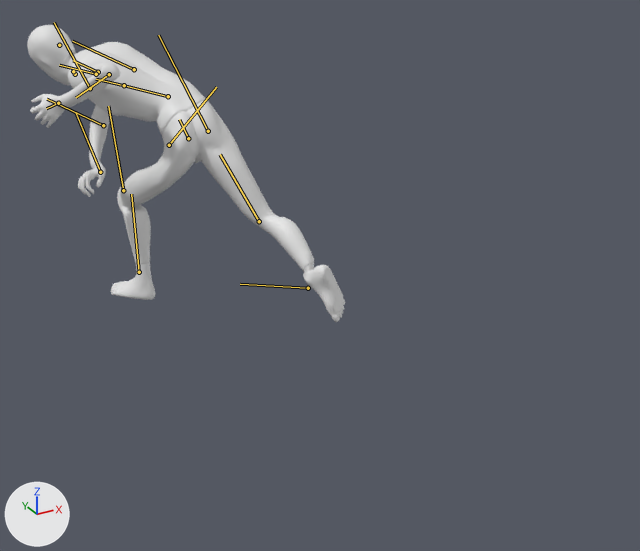
The glTF model armatures/Spear_Sample.glb as it was, and as the next commit left it.
One viewpoint serves both versions: a camera (50 mm lens) standing at (-1.33, -3.24, 1.82) and looking at (0.46, 0.01, 0.2). Arrows for +X, +Y and +Z are at lower left; the lights stay in place. The first picture is the older version. Both versions are drawn at frame 53 of the action 'ArmatureAction.004'; the numbers are the values there. The bones that change, and the others that lie on the model, are drawn over the model as lines.

In view in the first picture: 'sample__body_spear'.
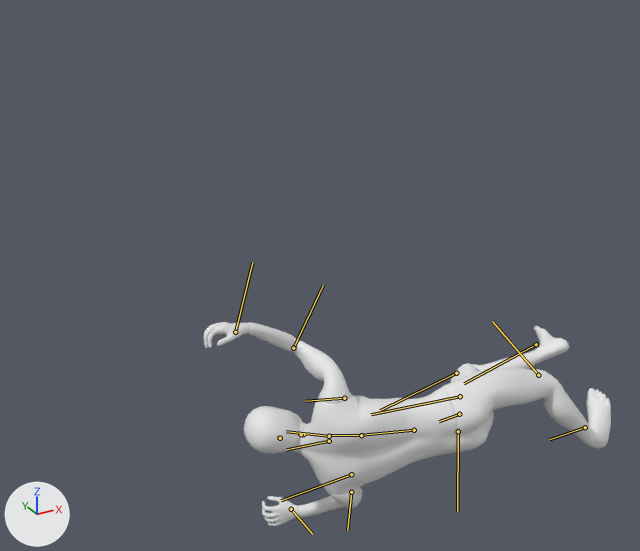
Location of each change, (x1, y1, x2, y2) in pixels of the pictures (640 x 551 px):
'sample__body_spear', posed (28% wider, 31% shorter)
    before: (27, 25, 345, 322)
    after: (204, 322, 611, 526)
bone 'bone_pelvis', root to tip
    before: (188, 138) to (179, 119)
    after: (459, 414) to (439, 421)
bone 'bone_RThigh', root to tip
    before: (208, 131) to (158, 35)
    after: (460, 396) to (371, 414)
bone 'bone_Rlowerleg', root to tip
    before: (259, 221) to (220, 154)
    after: (538, 375) to (492, 321)
bone 'bone_Rfoot', root to tip
    before: (308, 288) to (240, 284)
    after: (585, 427) to (549, 439)
bone 'bone_abs', root to tip
    before: (168, 96) to (124, 85)
    after: (414, 430) to (361, 435)
bone 'bone_torso', root to tip
    before: (124, 85) to (96, 79)
    after: (361, 435) to (328, 435)
bone 'bone_head', root to tip
    before: (75, 74) to (73, 72)
    after: (303, 434) to (301, 434)
bone 'bone_Rclavical', root to tip
    before: (98, 72) to (73, 60)
    after: (329, 436) to (286, 431)
bone 'bone_Rupperarm', root to tip
    before: (134, 69) to (72, 41)
    after: (344, 398) to (305, 401)
bone 'bone_Relbow', root to tip
    before: (103, 125) to (47, 99)
    after: (293, 348) to (323, 285)
bone 'bone_Rhand', root to tip
    before: (100, 172) to (75, 112)
    after: (235, 332) to (252, 262)
bone 'bone_Lclavical', root to tip
    before: (96, 74) to (59, 65)
    after: (329, 441) to (287, 449)
bone 'bone_Lupperarm', root to tip
    before: (90, 88) to (54, 22)
    after: (351, 474) to (281, 500)
bone 'bone_Lelbow', root to tip
    before: (109, 74) to (76, 97)
    after: (351, 492) to (347, 530)
bone 'bone_Lhand', root to tip
    before: (58, 103) to (46, 108)
    after: (291, 509) to (312, 534)
bone 'bone_LThigh', root to tip
    before: (169, 145) to (216, 87)
    after: (458, 431) to (457, 511)
bone 'bone_Llowerleg', root to tip
    before: (123, 190) to (108, 106)
    after: (456, 373) to (380, 410)
bone 'bone_Lfoot', root to tip
    before: (139, 272) to (131, 194)
    after: (536, 344) to (464, 383)

Diff of the bpy script that builds the scene:
```diff
--- a/armatures/Spear_Sample.glb.py
+++ b/armatures/Spear_Sample.glb.py
@@ bone_bone_pelvis @@
 bone_bone_pelvis = bpy.data.objects['Armature_Spear'].pose.bones['bone_pelvis']
-bone_bone_pelvis.location = (0.019, 0.798, -0.412)
-bone_bone_pelvis.rotation_quaternion = (0.943, -0.315, -0.027, 0.101)  # degrees (-37, 1, 12)
+bone_bone_pelvis.location = (0.672, -0.163, 0.793)
+bone_bone_pelvis.rotation_quaternion = (0.668, 0.013, -0.069, 0.741)  # degrees (-5, -6, 96)
@@ bone_bone_rthigh @@
 bone_bone_rthigh = bpy.data.objects['Armature_Spear'].pose.bones['bone_RThigh']  # child of 'bone_pelvis'
-bone_bone_rthigh.rotation_quaternion = (0.991, 0.111, -0.065, 0.039)  # degrees (13, -8, 4)
+bone_bone_rthigh.rotation_quaternion = (0.962, 0.042, -0.22, -0.158)  # degrees (10, -24, -21)
@@ bone_bone_rlowerleg @@
 bone_bone_rlowerleg = bpy.data.objects['Armature_Spear'].pose.bones['bone_Rlowerleg']  # child of 'bone_RThigh'
-bone_bone_rlowerleg.rotation_quaternion = (0.94, -0.228, 0.238, -0.082)  # degrees (-31, 24, -17)
+bone_bone_rlowerleg.rotation_quaternion = (0.931, -0.276, -0.079, -0.224)  # degrees (-30, -16, -23)
@@ bone_bone_rfoot @@
 bone_bone_rfoot = bpy.data.objects['Armature_Spear'].pose.bones['bone_Rfoot']  # child of 'bone_Rlowerleg'
-bone_bone_rfoot.rotation_quaternion = (0.899, -0.42, -0.016, 0.124)  # degrees (-50, 4, 14)
+bone_bone_rfoot.rotation_quaternion = (0.943, 0.328, -0.052, 0.024)  # degrees (38, -7, 1)
@@ bone_bone_abs @@
 bone_bone_abs = bpy.data.objects['Armature_Spear'].pose.bones['bone_abs']  # child of 'bone_pelvis'
-bone_bone_abs.rotation_quaternion = (0.902, -0.229, 0.138, 0.34)  # degrees (-20, 24, 37)
+bone_bone_abs.rotation_quaternion = (0.973, -0.174, 0.149, -0.017)  # degrees (-21, 16, -5)
@@ bone_bone_torso @@
 bone_bone_torso = bpy.data.objects['Armature_Spear'].pose.bones['bone_torso']  # child of 'bone_abs'
-bone_bone_torso.rotation_quaternion = (0.992, -0.006, 0.124, 0.004)  # degrees (-1, 14, 0)
+bone_bone_torso.rotation_quaternion = (0.994, -0.064, -0.086, -0.025)  # degrees (-7, -10, -2)
@@ bone_bone_head @@
 bone_bone_head = bpy.data.objects['Armature_Spear'].pose.bones['bone_head']  # child of 'bone_torso'
-bone_bone_head.rotation_quaternion = (0.961, 0.239, -0.119, -0.073)  # degrees (29, -11, -12)
+bone_bone_head.rotation_quaternion = (0.969, 0.137, 0.05, -0.199)  # degrees (14, 9, -22)
@@ bone_bone_rclavical @@
 bone_bone_rclavical = bpy.data.objects['Armature_Spear'].pose.bones['bone_Rclavical']  # child of 'bone_torso'
-bone_bone_rclavical.rotation_quaternion = (0.977, -0.007, -0.008, -0.213)  # degrees (-1, -1, -25)
+bone_bone_rclavical.rotation_quaternion = (0.993, -0.026, 0.111, -0.034)  # degrees (-3, 13, -4)
@@ bone_bone_rupperarm @@
 bone_bone_rupperarm = bpy.data.objects['Armature_Spear'].pose.bones['bone_Rupperarm']  # child of 'bone_Rclavical'
-bone_bone_rupperarm.rotation_quaternion = (0.486, -0.228, 0.702, 0.468)  # degrees (-78, 116, -18)
+bone_bone_rupperarm.rotation_quaternion = (0.676, 0.505, 0.5, 0.196)  # degrees (91, 29, 61)
@@ bone_bone_relbow @@
 bone_bone_relbow = bpy.data.objects['Armature_Spear'].pose.bones['bone_Relbow']  # child of 'bone_Rupperarm'
-bone_bone_relbow.rotation_quaternion = (0.893, -0.011, 0.45, 0.022)  # degrees (0, 54, 3)
+bone_bone_relbow.rotation_quaternion = (0.581, 0.647, 0.394, 0.296)  # degrees (99, 4, 59)
@@ bone_bone_rhand @@
 bone_bone_rhand = bpy.data.objects['Armature_Spear'].pose.bones['bone_Rhand']  # child of 'bone_Relbow'
-bone_bone_rhand.rotation_quaternion = (-0.892, 0.118, 0.251, -0.356)  # degrees (-25, -21, 48)
+bone_bone_rhand.rotation_quaternion = (0.987, 0.011, -0.126, -0.094)  # degrees (3, -14, -11)
@@ bone_bone_lclavical @@
 bone_bone_lclavical = bpy.data.objects['Armature_Spear'].pose.bones['bone_Lclavical']  # child of 'bone_torso'
-bone_bone_lclavical.rotation_quaternion = (1.0, 0.0, 0.0, 0.0)  # degrees (0, 0, 0)
+bone_bone_lclavical.rotation_quaternion = (0.991, 0.016, 0.071, 0.115)  # degrees (3, 8, 13)
@@ bone_bone_lupperarm @@
 bone_bone_lupperarm = bpy.data.objects['Armature_Spear'].pose.bones['bone_Lupperarm']  # child of 'bone_Lclavical'
-bone_bone_lupperarm.rotation_quaternion = (0.807, 0.428, 0.38, 0.146)  # degrees (67, 29, 40)
+bone_bone_lupperarm.rotation_quaternion = (0.895, 0.117, -0.429, -0.03)  # degrees (21, -49, -14)
@@ bone_bone_lelbow @@
 bone_bone_lelbow = bpy.data.objects['Armature_Spear'].pose.bones['bone_Lelbow']  # child of 'bone_Lupperarm'
-bone_bone_lelbow.rotation_quaternion = (0.277, 0.217, -0.615, 0.706)  # degrees (101, -140, -9)
+bone_bone_lelbow.rotation_quaternion = (0.772, 0.252, -0.206, -0.546)  # degrees (38, -2, -71)
@@ bone_bone_lhand @@
 bone_bone_lhand = bpy.data.objects['Armature_Spear'].pose.bones['bone_Lhand']  # child of 'bone_Lelbow'
-bone_bone_lhand.rotation_quaternion = (0.968, 0.019, 0.114, -0.222)  # degrees (-1, 13, -26)
+bone_bone_lhand.rotation_quaternion = (0.97, -0.003, -0.057, -0.237)  # degrees (1, -6, -28)
@@ bone_bone_lthigh @@
 bone_bone_lthigh = bpy.data.objects['Armature_Spear'].pose.bones['bone_LThigh']  # child of 'bone_pelvis'
-bone_bone_lthigh.rotation_quaternion = (0.712, 0.681, 0.121, -0.12)  # degrees (87, 20, 0)
+bone_bone_lthigh.rotation_quaternion = (0.842, 0.471, 0.242, 0.101)  # degrees (62, 18, 25)
@@ bone_bone_llowerleg @@
 bone_bone_llowerleg = bpy.data.objects['Armature_Spear'].pose.bones['bone_Llowerleg']  # child of 'bone_LThigh'
-bone_bone_llowerleg.rotation_quaternion = (0.88, -0.472, 0.055, -0.016)  # degrees (-57, 5, -5)
+bone_bone_llowerleg.rotation_quaternion = (0.856, -0.504, -0.082, -0.081)  # degrees (-61, -13, -3)
@@ bone_bone_lfoot @@
 bone_bone_lfoot = bpy.data.objects['Armature_Spear'].pose.bones['bone_Lfoot']  # child of 'bone_Llowerleg'
-bone_bone_lfoot.rotation_quaternion = (0.997, 0.072, -0.004, 0.009)  # degrees (8, 0, 1)
+bone_bone_lfoot.rotation_quaternion = (0.998, 0.028, -0.047, 0.003)  # degrees (3, -5, 0)
```
